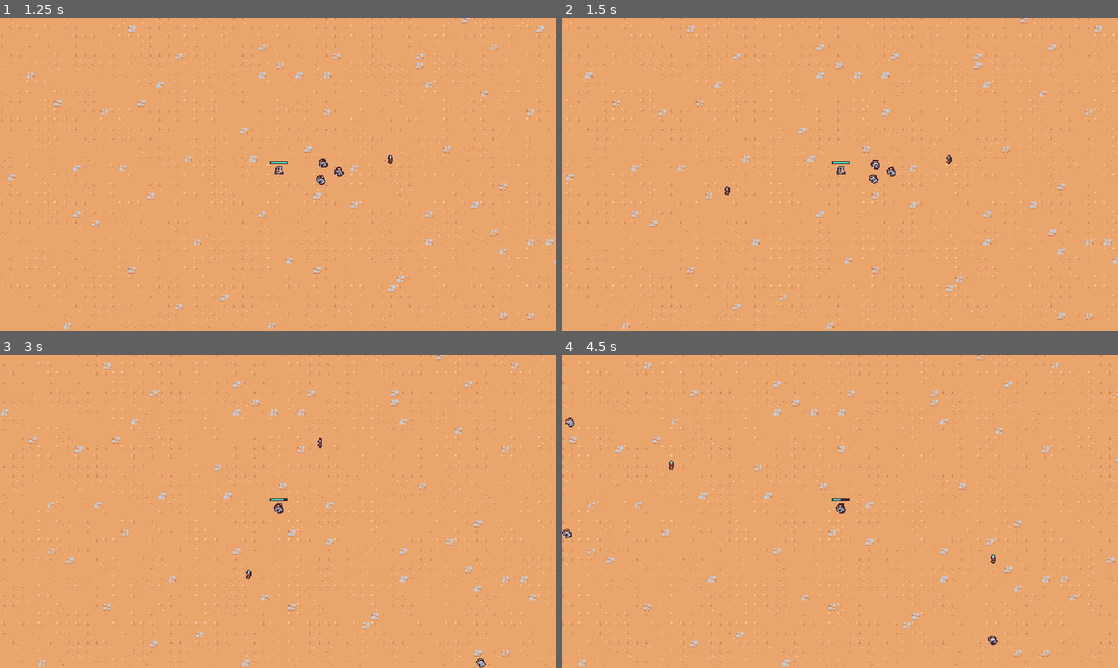
Above: before the commit, frames 1-4 (two rows, left to right).
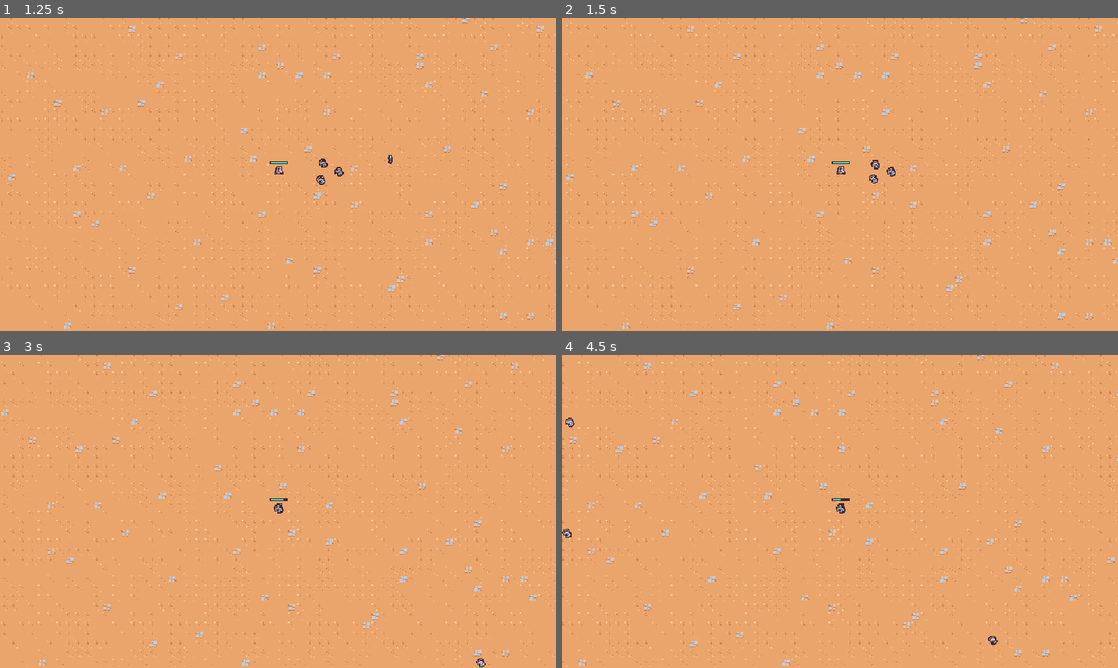
Above: after the commit, the same moments.

Repository: DaZang/godot-wild-jam-82-unseen
Game: Godot game, scene res://main.tscn
Same seed, same stepped clock (60 frames per second), same inputs: the game is played once before the commit and once after it.
Inputs (mouse positions are in pixels of both pictures, inside the frame that each line leads up to):
- Up to frame 1 (1.25 s): move the mouse to (400, 158) at 0.52 s; press the mouse at (400, 158) at 0.53 s
- Up to frame 2 (1.5 s): move the mouse to (728, 190) at 1.27 s; release the mouse at (728, 190) at 1.28 s; click (728, 190) at 1.35 s
- Up to frame 3 (3 s): move the mouse to (333, 442) at 2.02 s; press the mouse at (333, 442) at 2.03 s; move the mouse to (250, 574) at 2.77 s; release the mouse at (250, 574) at 2.78 s; click (250, 574) at 2.85 s
- Up to frame 4 (4.5 s): move the mouse to (1006, 558) at 3.52 s; press the mouse at (1006, 558) at 3.53 s; move the mouse to (673, 464) at 4.27 s; release the mouse at (673, 464) at 4.28 s; click (673, 464) at 4.35 s

Frame 1 is identical in both runs. In frame 2, less than 0.1% of the frame differs, in the area x 29-71%, y 43-57%; in frame 3, less than 0.1%; in frame 4, less than 0.1%.

Commit message:
✨ make lightning spells chargeable

Diff:
--- a/entities/hitbox_component.gd
+++ b/entities/hitbox_component.gd
@@ -2,3 +2,5 @@
 extends Area2D
 
 @export var damage = 0
+
+@onready var collision_shape_2d: CollisionShape2D = %CollisionShape2D
--- a/entities/hitbox_component.tscn
+++ b/entities/hitbox_component.tscn
@@ -11,4 +11,5 @@
 script = ExtResource("1_wf2kf")
 
 [node name="CollisionShape2D" type="CollisionShape2D" parent="."]
+unique_name_in_owner = true
 shape = SubResource("CircleShape2D_33bqi")
--- a/entities/spell_manager.gd
+++ b/entities/spell_manager.gd
@@ -2,6 +2,8 @@
 extends Node2D
 
 const LIGHTNING_SPELL_SCENE = preload("res://entities/spells/lightning_spell.tscn")
+
+var current_lightning_spell: LightningSpell
 
 func _unhandled_input(event: InputEvent) -> void:
 	if event.is_action_pressed("shoot_lightning"):
@@ -9,3 +11,7 @@
 		var lightning_spell = LIGHTNING_SPELL_SCENE.instantiate()
 		lightning_spell.global_position = get_global_mouse_position()
 		entities_node.add_child(lightning_spell)
+		current_lightning_spell = lightning_spell
+	if event.is_action_released("shoot_lightning"):
+		if current_lightning_spell != null:
+			current_lightning_spell.try_abort_charging()
--- a/entities/spell_manager.tscn
+++ b/entities/spell_manager.tscn
@@ -4,3 +4,5 @@
 
 [node name="SpellManager" type="Node2D"]
 script = ExtResource("1_syvps")
+
+[node name="LightningChargeTimer" type="Timer" parent="."]
--- a/entities/spells/lightning_spell.gd
+++ b/entities/spells/lightning_spell.gd
@@ -1,4 +1,30 @@
+class_name LightningSpell
 extends Node2D
+
+enum States {CHARGING, EFFECTIVE}
+
+var state: States
+
+@onready var charge_duration_timer: Timer = %ChargeDurationTimer
+@onready var spell_duration_timer: Timer = %SpellDurationTimer
+@onready var hitbox_component: HitboxComponent = %HitboxComponent
+
+
+func _ready() -> void:
+	hitbox_component.collision_shape_2d.set_disabled(true)
+	state = States.CHARGING
+	charge_duration_timer.start()
+
+
+func try_abort_charging():
+	if state == States.CHARGING:
+		queue_free()
+
+
+func _on_charge_duration_timer_timeout() -> void:
+	state = States.EFFECTIVE
+	hitbox_component.collision_shape_2d.set_disabled(false)
+	spell_duration_timer.start()
 
 
 func _on_spell_duration_timer_timeout() -> void:
--- a/entities/spells/lightning_spell.tscn
+++ b/entities/spells/lightning_spell.tscn
@@ -8,11 +8,12 @@
 script = ExtResource("1_4pui2")
 
 [node name="HitboxComponent" parent="." instance=ExtResource("1_dtx0l")]
+unique_name_in_owner = true
 damage = 10
 
 [node name="SpellDurationTimer" type="Timer" parent="."]
+unique_name_in_owner = true
 one_shot = true
-autostart = true
 
 [node name="LightingSprite2D" type="Sprite2D" parent="."]
 texture = ExtResource("3_ojm6k")
@@ -20,4 +21,10 @@
 vframes = 11
 frame = 130
 
+[node name="ChargeDurationTimer" type="Timer" parent="."]
+unique_name_in_owner = true
+wait_time = 0.8
+one_shot = true
+
 [connection signal="timeout" from="SpellDurationTimer" to="." method="_on_spell_duration_timer_timeout"]
+[connection signal="timeout" from="ChargeDurationTimer" to="." method="_on_charge_duration_timer_timeout"]
